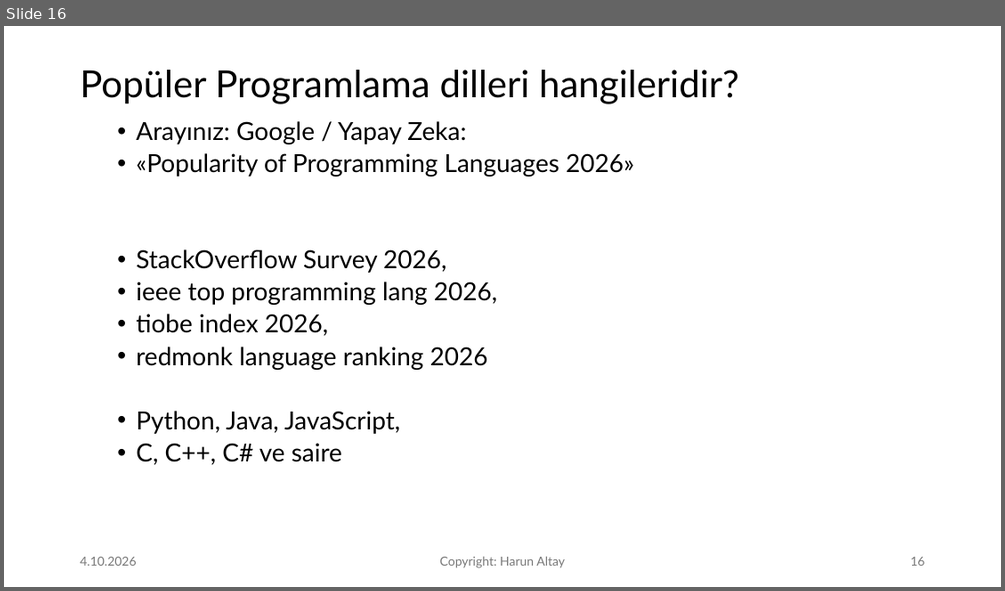
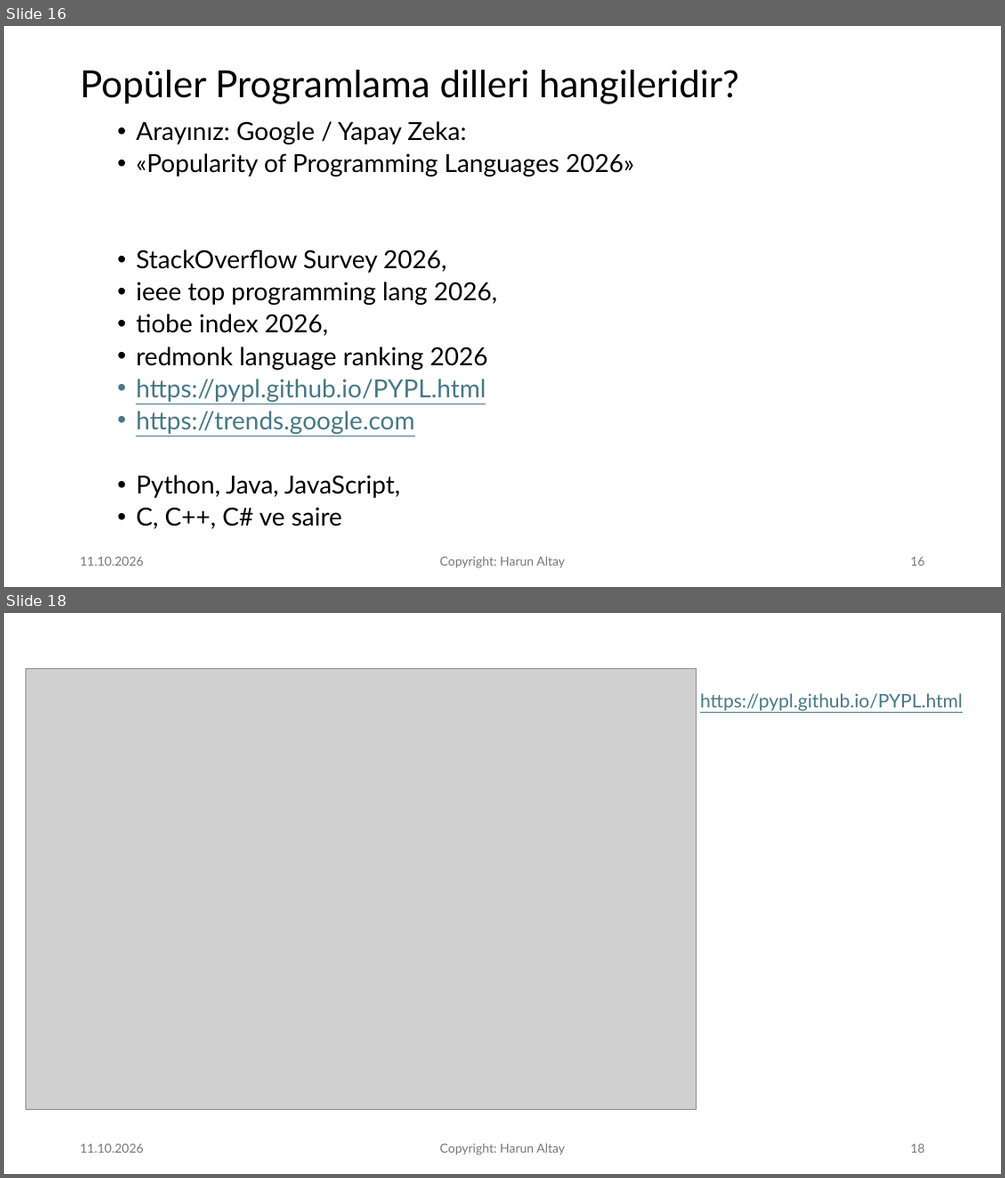
Before and after one commit to harunaltay/harunaltay.github.io, a slide deck: prog-diller/yazilim-sunum/Yazilim-Programlama-Dilleri-Giris.pptx. Shown one above the other, each under a label of ours: slide 16 before the commit, slides 16 and 18 after it; the slides between them are not shown. The pictures are 1005x591 and 1005x1178 pixels, drawn with LibreOffice and Linux fonts; fonts in the diff are those of the drawing; grey boxes stand for pictures. Boxes give left, top, right and bottom in pixels: in the first picture for what was removed or moved away, otherwise in the second. Text is boxed around its words. In the diff, an @@ line names an element or a change of style, - is before the commit and + after.

```diff
--- a/prog-diller/yazilim-sunum/Yazilim-Programlama-Dilleri-Giris.pptx
+++ b/prog-diller/yazilim-sunum/Yazilim-Programlama-Dilleri-Giris.pptx
@@ slide 18 added at [4, 613, 1001, 1174], background #FFFFFF @@
@@ picture added at [25, 668, 696, 1110] @@
@@ title added at [700, 693, 963, 711], 18 pt, text #467886, underline @@
+  https://pypl.github.io/PYPL.html
@@ text added at [80, 1143, 143, 1152], 12 pt, text #797979 @@
+11.10.2026
@@ text added at [440, 1143, 565, 1155], 12 pt, text #797979 @@
+Copyright: Harun Altay
@@ page number added at [910, 1143, 924, 1152], 12 pt, text #797979 @@
+18
@@ slide 16 changed as well @@
@@ text at [136, 378, 485, 434]: paragraphs added @@
+  • https://pypl.github.io/PYPL.html
+  • https://trends.google.com
@@ text at [80, 556, 143, 565]: text changed @@
-4.10.2026
+11.10.2026
```
Also in this commit, not shown: 55 other slides changed, 2 other slides added, 1 other file.
